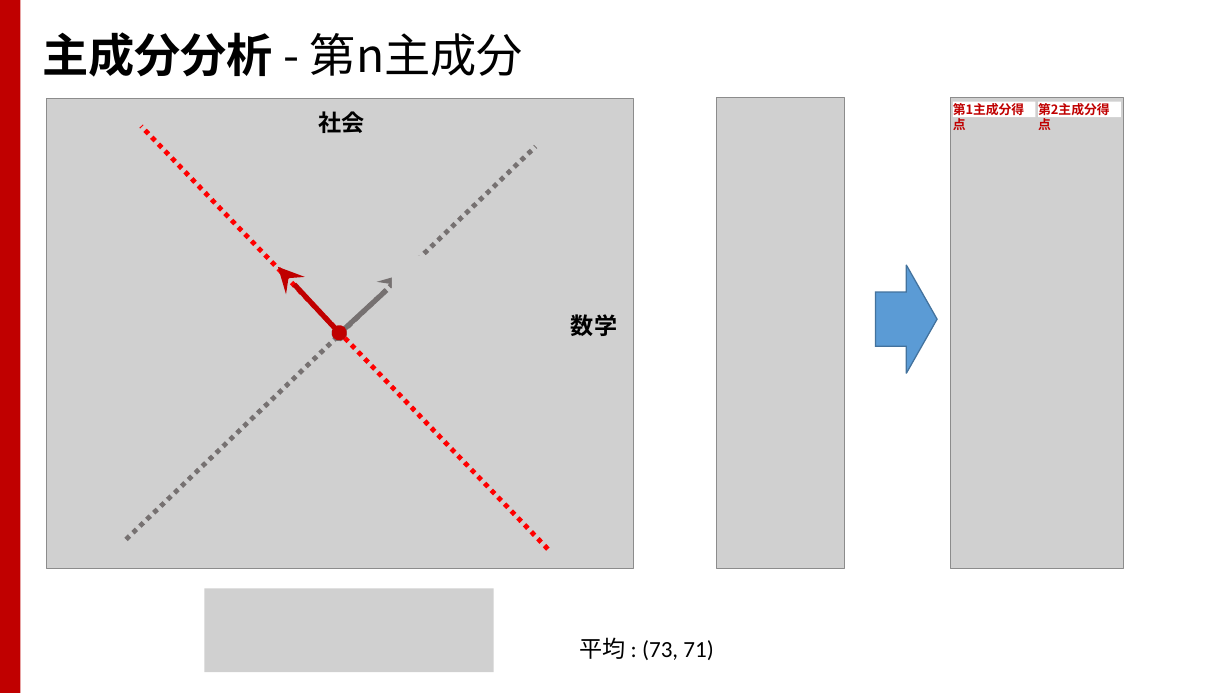
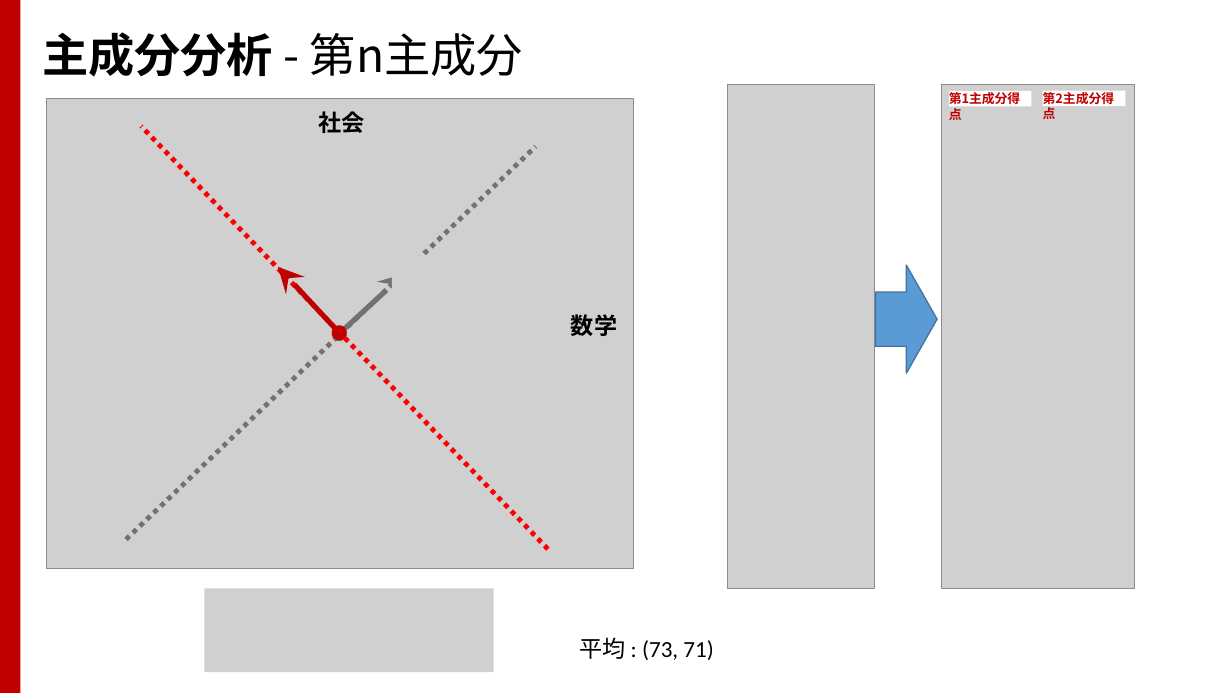
Before and after one commit to TakashiIjiri/TakashiIjiri.github.io, a slide deck: slide 14 of classes/cv/cv8.pptx. Drawn at 1232x693 pixels with LibreOffice and Linux fonts; fonts in the diff are those of the drawing; grey boxes stand for pictures. Boxes give left, top, right and bottom in pixels: in the first picture for what was removed or moved away, otherwise in the second. Text is boxed around its words. In the diff, an @@ line names an element or a change of style, - is before the commit and + after.

```diff
--- a/classes/cv/cv8.pptx
+++ b/classes/cv/cv8.pptx
@@ picture: place and size @@
-picture at (716,98,844,569)
+picture at (727,84,874,589)
@@ picture: place and size @@
-picture at (951,98,1124,569)
+picture at (942,84,1134,589)
@@ rectangle "第1主成分得点": place and size @@
-rectangle "第1主成分得点" at (953,102,1035,117)
+rectangle "第1主成分得点" at (949,91,1031,106)
@@ rectangle "第2主成分得点": place and size @@
-rectangle "第2主成分得点" at (1039,102,1121,117)
+rectangle "第2主成分得点" at (1043,91,1125,106)
```
Also in this commit, not shown: 14 other slides changed, 1 other file.
